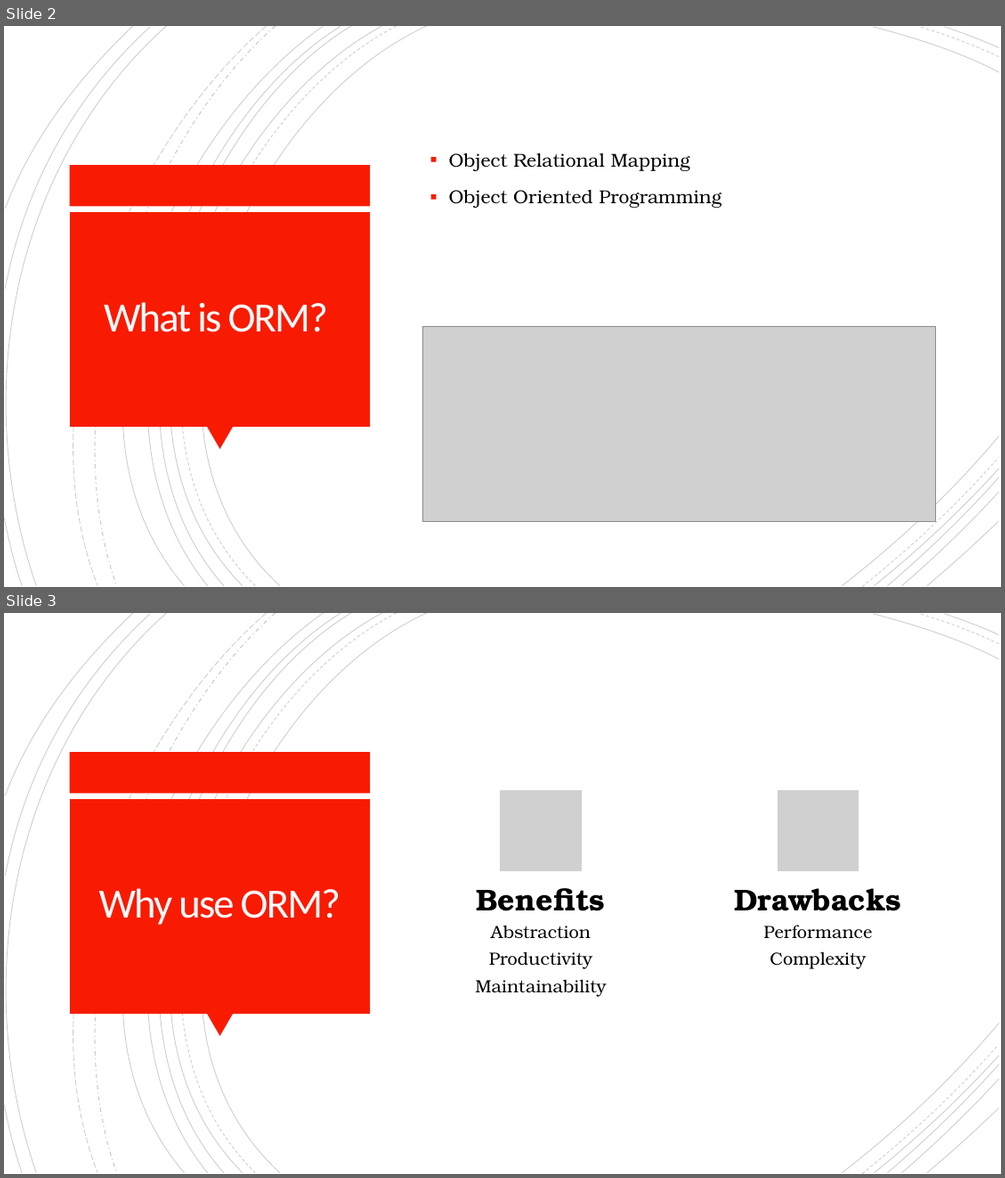
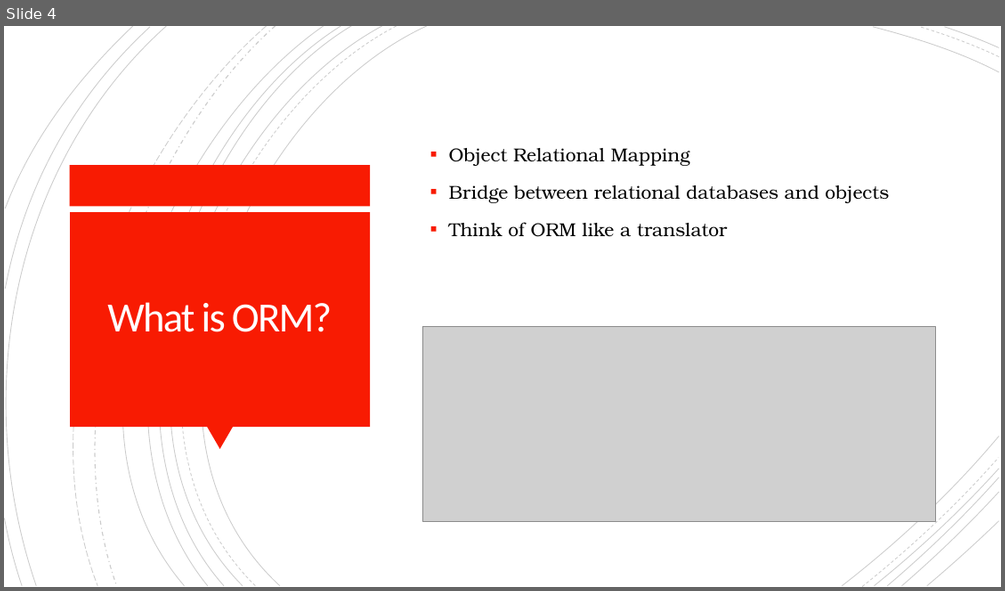
Before and after one commit to isjxn/ORM-Barcamp, a slide deck: ORM_Barcamp_Presentation.pptx. Shown one above the other, each under a label of ours: slides 2 and 3 before the commit, slide 4 after it. The pictures are 1005x1178 and 1005x591 pixels, drawn with LibreOffice and Linux fonts; fonts in the diff are those of the drawing; grey boxes stand for pictures. Boxes give left, top, right and bottom in pixels: in the first picture for what was removed or moved away, otherwise in the second. Text is boxed around its words. In the diff, an @@ line names an element or a change of style, - is before the commit and + after.

```diff
--- a/ORM_Barcamp_Presentation.pptx
+++ b/ORM_Barcamp_Presentation.pptx
@@ slide 3 removed at [4,613,1001,1174], background #FFFFFF; not listed: 18 template elements that a slide beside it also shows @@
@@ rectangle removed at [70,752,371,793] @@
@@ rectangle removed at [70,799,370,1013] @@
@@ title removed at [99,888,340,925] @@
-Why use ORM?
@@ group removed at [475,789,901,997]: 4 texts, 2 pictures @@
-Benefits
-Abstraction
-Productivity
-Maintainability
-Drawbacks
-Performance
-Complexity
@@ triangle removed at [207,1013,233,1037] @@
@@ freeform shape removed at [842,1022,999,1172] @@
@@ freeform shape removed at [874,1055,999,1172] @@
@@ freeform shape removed at [887,1064,998,1172] @@
@@ what was slide 2 is now slide 4 @@
@@ slide 4 changed as well @@
@@ text at [449,185,889,237]: text changed @@
-▪ Object Oriented Programming
+▪ Bridge between relational databases and objects
+▪ Think of ORM like a translator
@@ title "What is ORM?": place and size @@
-title "What is ORM?" at [104,302,328,332]
+title "What is ORM?" at [107,302,332,332]
```
Also in this commit, not shown: 2 other slides changed, 13 slides added, 2 other slides removed, 1 other file.
